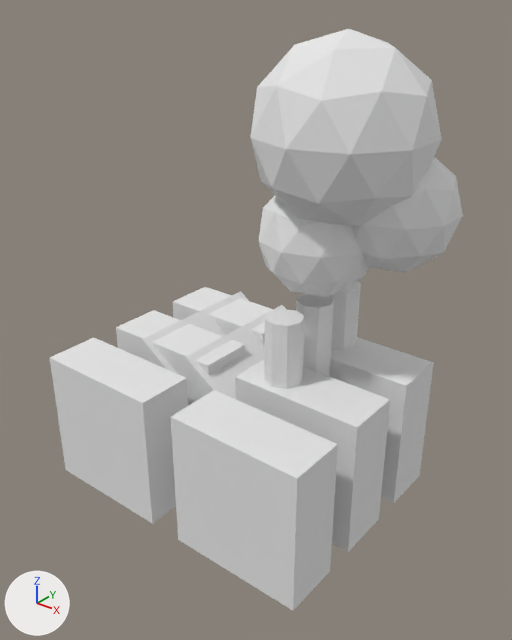
The Blender file Assets/Models/Infrastructure/infrastructure.blend, before and after one commit.
One viewpoint serves both versions: a 50 mm camera at (5.0, -6.5, 5.18) aimed at (0.18, -0.47, 1.44). Every picture has the same lights, and +X, +Y and +Z are marked at lower left. The same objects are shown in both versions, whatever each file hides.

In view in the first picture: 'Datacenter', 'Factory'.
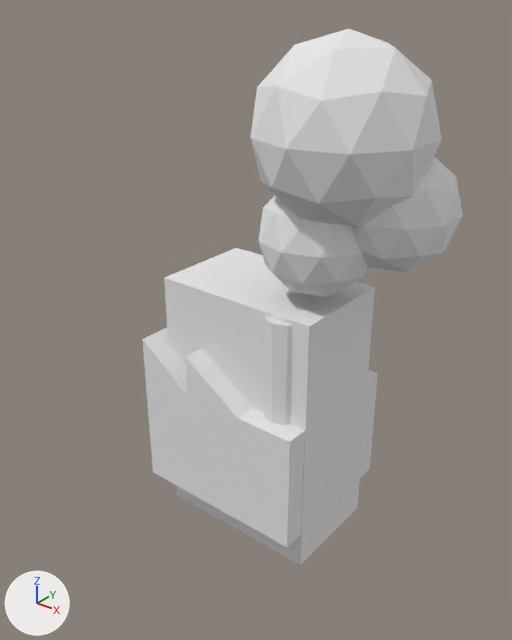
The change, as a diff of the scene's bpy script:
```diff
--- a/Assets/Models/Infrastructure/infrastructure.blend.py
+++ b/Assets/Models/Infrastructure/infrastructure.blend.py
@@ me_cube_004 @@
 me_cube_004.from_pydata(...)  # 48 vertices, 36 faces; spans x -1.9..1.92, y -2.01..0.88, z -0.87..0.87
 # used by ob_datacenter; location = (0.0, 0.0, 0.0)
+# me_cube_004 part 1: a new loose piece, a box spanning x -1.12..1.12, y -0.71..0.71, z -1.73..1.73, in mat_datacenter (its picture is missing)
+# me_cube_004 part 2: the loose piece of 8 vertices spanning x -1.9..-0.21, y -0.92..-0.21, z -0.87..0.87 is deleted
+# me_cube_004 part 3: the loose piece of 8 vertices spanning x -1.9..-0.21, y -2.01..-1.3, z -0.87..0.87 is deleted
+# me_cube_004 part 4: the loose piece of 8 vertices spanning x -1.9..-0.21, y 0.17..0.88, z -0.87..0.87 is deleted
+# me_cube_004 part 5: the loose piece of 8 vertices spanning x 0.23..1.92, y -2.01..-1.3, z -0.87..0.87 is deleted
+# me_cube_004 part 6: the loose piece of 8 vertices spanning x 0.23..1.92, y 0.17..0.88, z -0.87..0.87 is deleted
+# me_cube_004 part 7: the loose piece of 8 vertices spanning x 0.23..1.92, y -0.92..-0.21, z -0.87..0.87 is deleted
 me_cube_004.materials.append(mat_datacenter)
```

Changed parts and their boxes (x1, y1, x2, y2) in the pictures (512 x 640 px):
'Datacenter', reshaped (45% narrower): before (50, 287, 434, 611); after (164, 248, 375, 565)
part 1 of me_cube_004, added: after (164, 248, 375, 565)
part 2 of me_cube_004, deleted: before (116, 310, 245, 377)
part 3 of me_cube_004, deleted: before (50, 338, 188, 524)
part 4 of me_cube_004, deleted: before (173, 287, 273, 343)
part 5 of me_cube_004, deleted: before (171, 390, 338, 611)
part 6 of me_cube_004, deleted: before (330, 337, 434, 503)
part 7 of me_cube_004, deleted: before (235, 360, 390, 552)
